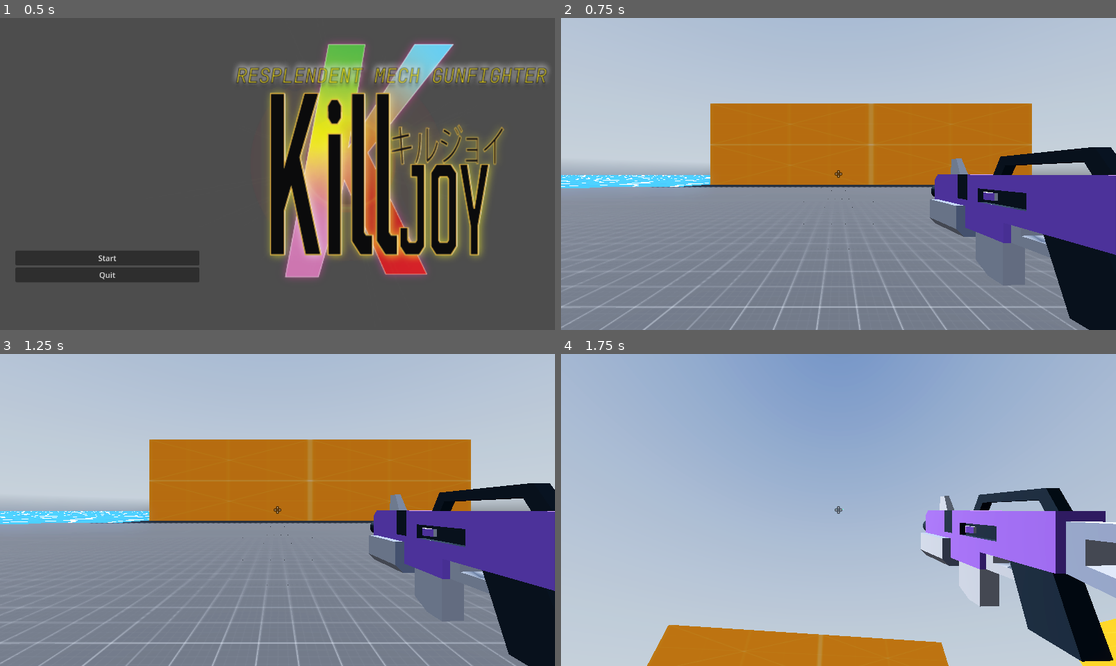
Above: before the commit, frames 1-4 (two rows, left to right).
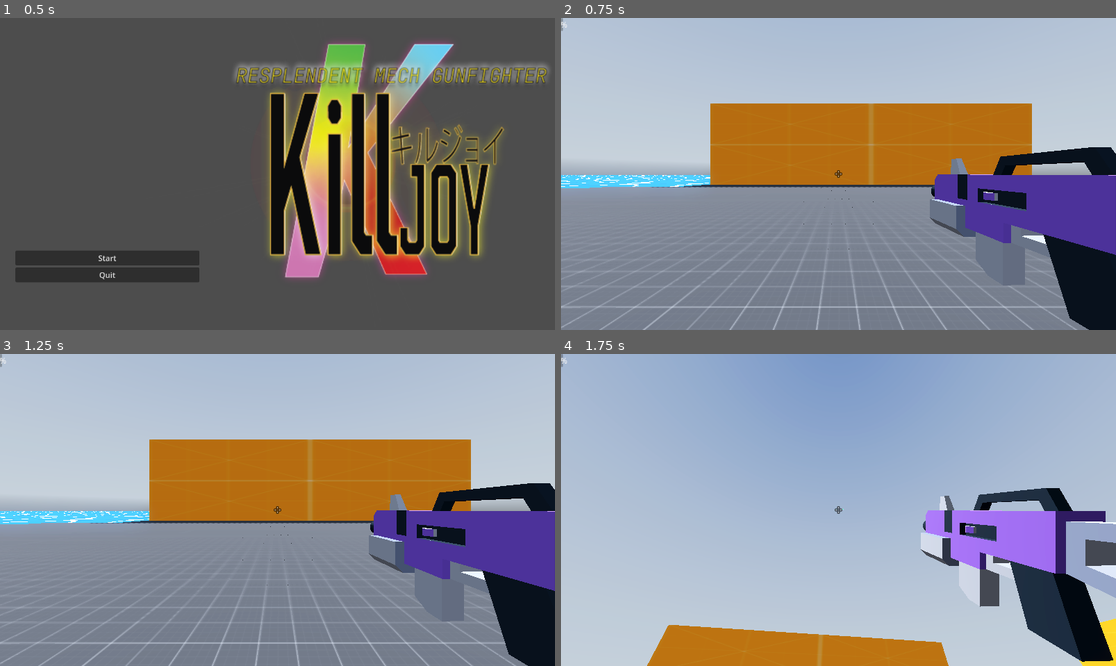
Above: after the commit, the same moments.

Repository: rivaroles/godot4-killjoy
Game: Godot game, scene res://scenes/main_menu.tscn
The game is run twice, just before and just after one commit, with the same random seed, the same clock (stepped at 60 frames per second) and the same inputs. A sky picture missing from this copy of the repository is replaced by a grey-blue gradient. Sound files missing from this copy of the repository are replaced by a short silence.
Inputs (mouse positions are in pixels of both pictures, inside the frame that each line leads up to):
- Up to frame 1 (0.5 s): no input
- Up to frame 2 (0.75 s): click "Start" at 0.5 s
- Up to frame 3 (1.25 s): no input
- Up to frame 4 (1.75 s): move the mouse to (866, 510) at 1.27 s; press the mouse at (866, 510) at 1.28 s; hold W (forward) from 1.28 s (still down); tap Space (jump) at 1.52 s

Frame 1 is identical in both runs. In frame 2, less than 0.1% of the frame differs, in the area x 0-88%, y 0-73%; in frame 3, less than 0.1%; in frame 4, less than 0.1%.

Commit message:
lifebar and damage need fix

Diff:
--- a/project.godot
+++ b/project.godot
@@ -75,5 +75,8 @@
 
 [layer_names]
 
+3d_physics/layer_1="World"
+3d_physics/layer_2="Player"
+3d_physics/layer_3="Enemy"
 3d_physics/layer_4="loot"
 3d_navigation/layer_4="loot"
--- a/scenes/Enemy.tscn
+++ b/scenes/Enemy.tscn
@@ -1,7 +1,9 @@
-[gd_scene load_steps=9 format=3 uid="uid://b851ilew2leus"]
+[gd_scene load_steps=13 format=3 uid="uid://b851ilew2leus"]
 
 [ext_resource type="Script" path="res://scripts/Enemy.gd" id="1_l6rqt"]
 [ext_resource type="AudioStream" uid="uid://b6x80ns1j3m78" path="res://sounds/Enemy Hurts.mp3" id="2_8rf4g"]
+[ext_resource type="PackedScene" uid="uid://bygkamtqmh7ly" path="res://scenes/hit_box.tscn" id="3_ihumt"]
+[ext_resource type="PackedScene" uid="uid://c4etog8ry3fxy" path="res://scenes/hurt_box.tscn" id="3_sj2gg"]
 
 [sub_resource type="StandardMaterial3D" id="StandardMaterial3D_a4lb1"]
 resource_local_to_scene = true
@@ -74,6 +76,12 @@
 "RESET": SubResource("Animation_0veww")
 }
 
+[sub_resource type="CapsuleShape3D" id="CapsuleShape3D_h6sis"]
+radius = 0.57991
+height = 1.86478
+
+[sub_resource type="CapsuleShape3D" id="CapsuleShape3D_epmwe"]
+
 [node name="Enemy" type="CharacterBody3D"]
 transform = Transform3D(1, 0, 0, 0, 1, 0, 0, 0, 1, 0, 1, 0)
 script = ExtResource("1_l6rqt")
@@ -82,6 +90,7 @@
 mesh = SubResource("CapsuleMesh_0fela")
 
 [node name="CollisionShape3D" type="CollisionShape3D" parent="."]
+visible = false
 shape = SubResource("CapsuleShape3D_7rrmc")
 
 [node name="NavigationAgent3D" type="NavigationAgent3D" parent="."]
@@ -95,4 +104,22 @@
 stream = ExtResource("2_8rf4g")
 volume_db = -20.0
 
+[node name="HitBox" parent="." instance=ExtResource("3_ihumt")]
+collision_layer = 2
+collision_mask = 2
+
+[node name="CollisionShape3D" parent="HitBox" index="0"]
+shape = SubResource("CapsuleShape3D_h6sis")
+
+[node name="HurtBox" parent="." instance=ExtResource("3_sj2gg")]
+collision_layer = 4
+collision_mask = 4
+
+[node name="CollisionShape3D" parent="HurtBox" index="0"]
+shape = SubResource("CapsuleShape3D_epmwe")
+
 [connection signal="finished" from="EnemyHurtSound" to="." method="_on_enemy_hurt_sound_finished"]
+[connection signal="hurt" from="HurtBox" to="." method="_on_hurt_box_hurt"]
+
+[editable path="HitBox"]
+[editable path="HurtBox"]
--- a/scenes/Player.tscn
+++ b/scenes/Player.tscn
@@ -1,11 +1,13 @@
-[gd_scene load_steps=13 format=3 uid="uid://cufc0bo13clby"]
+[gd_scene load_steps=16 format=3 uid="uid://cufc0bo13clby"]
 
 [ext_resource type="Script" path="res://scripts/Player.gd" id="1_ne2l1"]
 [ext_resource type="Texture2D" uid="uid://d0jehudrq864u" path="res://assets/GUI/tile_0057.png" id="3_gpat4"]
+[ext_resource type="Script" path="res://scripts/HealthBar.gd" id="4_7oijt"]
 [ext_resource type="PackedScene" uid="uid://cnggm0whbo1bg" path="res://scenes/Blaster.tscn" id="4_40c6r"]
 [ext_resource type="AudioStream" uid="uid://dk2b15xei7y1m" path="res://sounds/Jump.mp3" id="4_by6vy"]
 [ext_resource type="AudioStream" uid="uid://bbw661238q0vq" path="res://sounds/Shoot 1.mp3" id="5_gs7ys"]
 [ext_resource type="AudioStream" uid="uid://c3omxf8beq0lj" path="res://sounds/thrusterFire_000.ogg" id="6_c0ihj"]
+[ext_resource type="PackedScene" uid="uid://c4etog8ry3fxy" path="res://scenes/hurt_box.tscn" id="7_4ywqi"]
 
 [sub_resource type="CapsuleShape3D" id="CapsuleShape3D_hvphs"]
 
@@ -24,16 +26,21 @@
 [sub_resource type="SphereShape3D" id="SphereShape3D_0firu"]
 radius = 1.2878
 
+[sub_resource type="CapsuleShape3D" id="CapsuleShape3D_nffb1"]
+radius = 0.51795
+
 [node name="Player" type="CharacterBody3D"]
 transform = Transform3D(1, 0, 0, 0, 1, 0, 0, 0, 1, 0, 0.7, 0)
 script = ExtResource("1_ne2l1")
 
 [node name="Standing" type="CollisionShape3D" parent="."]
 transform = Transform3D(1, 0, 0, 0, 1, 0, 0, 0, 1, 0, 1, 0)
+visible = false
 shape = SubResource("CapsuleShape3D_hvphs")
 
 [node name="Crouching" type="CollisionShape3D" parent="."]
 transform = Transform3D(1, 0, 0, 0, 1, 0, 0, 0, 1, 0, 0.599839, 0)
+visible = false
 shape = SubResource("CapsuleShape3D_3a860")
 disabled = true
 
@@ -64,7 +71,11 @@
 [node name="Blaster" parent="Neck/Head/Eyes/Camera3D" instance=ExtResource("4_40c6r")]
 transform = Transform3D(-0.999391, 0, -0.0348994, 0, 1, 0, 0.0348994, 0, -0.999391, 0.459321, -0.117159, -0.589494)
 
+[node name="blasterD" parent="Neck/Head/Eyes/Camera3D/Blaster/blasterD2" index="0"]
+cast_shadow = 0
+
 [node name="RoofCheck" type="RayCast3D" parent="."]
+visible = false
 target_position = Vector3(0, 2, 0)
 
 [node name="PlaceholderBody" type="MeshInstance3D" parent="."]
@@ -74,6 +85,7 @@
 
 [node name="CollectArea" type="Area3D" parent="."]
 transform = Transform3D(1, 0, 0, 0, 1, 0, 0, 0, 1, 0, 1.53745, 0)
+visible = false
 collision_layer = 0
 collision_mask = 8
 
@@ -82,6 +94,7 @@
 
 [node name="GrabArea" type="Area3D" parent="."]
 transform = Transform3D(1, 0, 0, 0, 1, 0, 0, 0, 1, 0, 1.23661, 0)
+visible = false
 collision_layer = 0
 collision_mask = 8
 
@@ -102,6 +115,12 @@
 offset_right = 40.0
 offset_bottom = 40.0
 
+[node name="HealthBar" type="ProgressBar" parent="GUI/Control"]
+layout_mode = 0
+offset_right = 4.0
+offset_bottom = 27.0
+script = ExtResource("4_7oijt")
+
 [node name="Sounds" type="Node" parent="."]
 
 [node name="JumpSound" type="AudioStreamPlayer3D" parent="Sounds"]
@@ -116,6 +135,21 @@
 stream = ExtResource("6_c0ihj")
 volume_db = -20.0
 
+[node name="ShootTimer" type="Timer" parent="."]
+
+[node name="HurtBox" parent="." instance=ExtResource("7_4ywqi")]
+transform = Transform3D(1, 0, 0, 0, 1, 0, 0, 0, 1, 0, 1, 0)
+collision_layer = 2
+collision_mask = 2
+
+[node name="CollisionShape3D" parent="HurtBox" index="0"]
+shape = SubResource("CapsuleShape3D_nffb1")
+
 [connection signal="area_entered" from="CollectArea" to="." method="_on_collect_area_area_entered"]
 [connection signal="area_entered" from="GrabArea" to="." method="_on_grab_area_area_entered"]
 [connection signal="finished" from="Sounds/JumpSound" to="." method="_on_jump_sound_finished"]
+[connection signal="hurt" from="HurtBox" to="." method="_on_hurt_box_hurt"]
+
+[editable path="Neck/Head/Eyes/Camera3D/Blaster"]
+[editable path="Neck/Head/Eyes/Camera3D/Blaster/blasterD2"]
+[editable path="HurtBox"]
--- /dev/null
+++ b/scenes/hit_box.tscn
@@ -0,0 +1,13 @@
+[gd_scene load_steps=2 format=3 uid="uid://bygkamtqmh7ly"]
+
+[ext_resource type="Script" path="res://scripts/hit_box.gd" id="1_g8mnb"]
+
+[node name="HitBox" type="Area3D" groups=["attack"]]
+collision_layer = 0
+collision_mask = 0
+script = ExtResource("1_g8mnb")
+
+[node name="CollisionShape3D" type="CollisionShape3D" parent="."]
+
+[node name="DisableHitBoxTimer" type="Timer" parent="."]
+one_shot = true
--- /dev/null
+++ b/scenes/hurt_box.tscn
@@ -0,0 +1,17 @@
+[gd_scene load_steps=2 format=3 uid="uid://c4etog8ry3fxy"]
+
+[ext_resource type="Script" path="res://scripts/hurt_box.gd" id="1_ll1yf"]
+
+[node name="HurtBox" type="Area3D"]
+collision_layer = 0
+collision_mask = 0
+script = ExtResource("1_ll1yf")
+
+[node name="CollisionShape3D" type="CollisionShape3D" parent="."]
+
+[node name="DisableTimer" type="Timer" parent="."]
+wait_time = 0.5
+one_shot = true
+
+[connection signal="area_entered" from="." to="." method="_on_area_entered"]
+[connection signal="timeout" from="DisableTimer" to="." method="_on_disable_timer_timeout"]
--- a/scripts/Enemy.gd
+++ b/scripts/Enemy.gd
@@ -15,10 +15,14 @@
 @onready var mesh_instance_3d = $MeshInstance3D
 @onready var enemy_hurt_sound = $EnemyHurtSound
 @onready var collision_shape_3d = $CollisionShape3D
+@onready var hit_box = $HitBox
 
+# Get player
 
 func _ready():
 	player = get_node(player_path)
+
+# Enemy Movement
 
 func _process(_delta):
 
@@ -40,11 +44,19 @@
 	health -= 1
 	animation_player.play("Hurt")
 
-	if health == 0:
-		enemy_hurt_sound.play()
-		collision_shape_3d.call_deferred("set", "disabled", true)
-		mesh_instance_3d.visible = false
-		exp_drop()
+	if health <= 0:
+		death()
+
+func death():
+	enemy_hurt_sound.play()
+	collision_shape_3d.call_deferred("set", "disabled", true)
+	hit_box.call_deferred("set", "disabled", true)
+	hit_box.damage = 0
+	mesh_instance_3d.visible = false
+	exp_drop()
 
 func _on_enemy_hurt_sound_finished():
 	queue_free()
+
+func _on_hurt_box_hurt(_damage):
+	take_damage()
--- /dev/null
+++ b/scripts/HealthBar.gd
@@ -0,0 +1 @@
+extends ProgressBar
--- a/scripts/Player.gd
+++ b/scripts/Player.gd
@@ -11,9 +11,10 @@
 @onready var jump_sound = $Sounds/JumpSound
 @onready var shoot_sound = $Sounds/ShootSound
 @onready var jetpack_sound = $Sounds/JetpackSound
+@onready var shoot_timer = $ShootTimer
 
 # Health nodes
-var health = 120.0
+var hp = 120.0
 
 # Level nodes
 var experience = 0
@@ -285,3 +286,7 @@
 		exp_cap = 255 + (experience_level - 39) * 12
 
 	return exp_cap
+
+func _on_hurt_box_hurt(damage):
+	hp -= damage
+	print(hp)
--- /dev/null
+++ b/scripts/hit_box.gd
@@ -0,0 +1,13 @@
+extends Area3D
+
+@export var damage = 1
+@onready var collision = $CollisionShape3D
+@onready var disableTimer = $DisableHitBoxTimer
+
+func tempdisable():
+	collision.call_deferred("set","disabled",true)
+	disableTimer.start()
+
+
+func _on_disable_hit_box_timer_timeout():
+	collision.set_deferred("disabled",false)
--- /dev/null
+++ b/scripts/hurt_box.gd
@@ -0,0 +1,27 @@
+extends Area3D
+
+@export_enum("Cooldown","HitOnce","DisableHitBox") var HurtBoxType = 0
+
+@onready var collision = $CollisionShape3D
+@onready var disableTimer = $DisableTimer
+
+signal hurt(damage)
+
+func _on_area_entered(area):
+	if area.is_in_group("attack"):
+		if not area.get("damage") == null:
+			match HurtBoxType:
+				0:
+					collision.call_deferred("set", "disabled", true)
+					disableTimer.start()
+				1:
+					pass
+				2:
+					if area.has_method("tempDisable"):
+						area.tempDisable()
+			var damage = area.damage
+			emit_signal("hurt", damage)
+
+
+func _on_disable_timer_timeout():
+	collision.call_deferred("set", "disabled", false)
Not shown: 4 places in assets/mesh library/Prototype tiles.tres that only renumber resources
